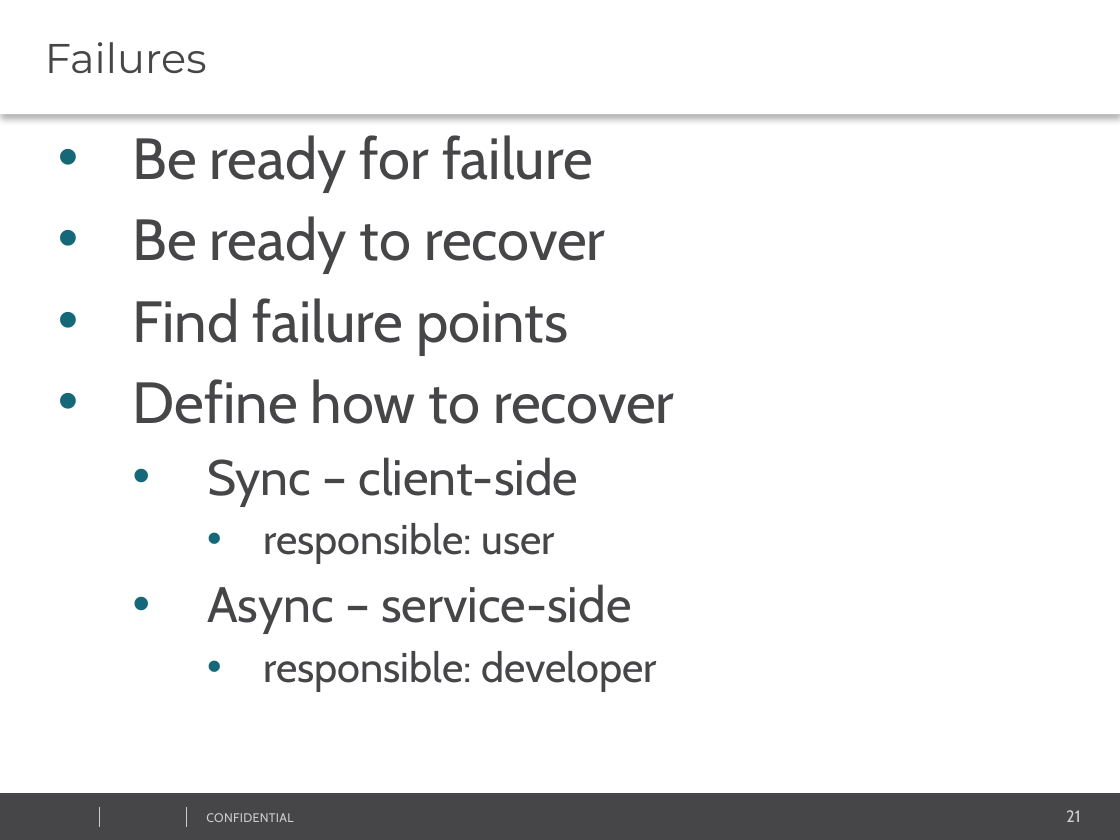
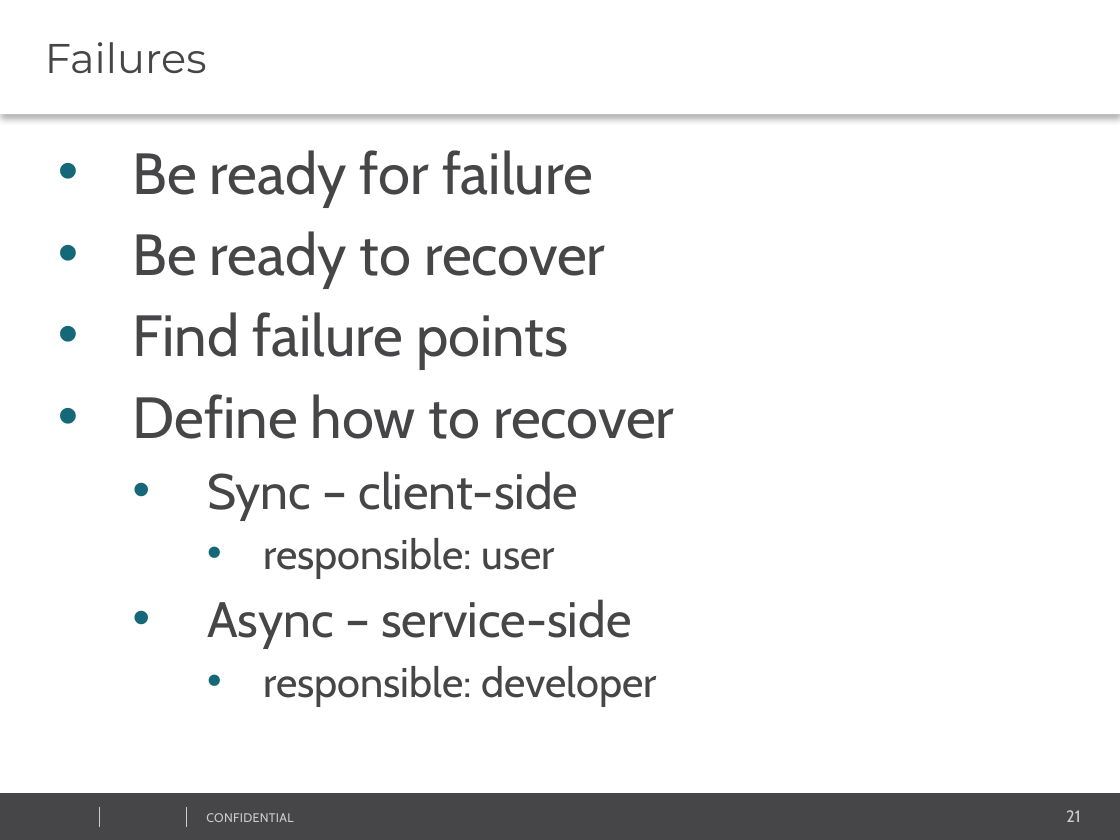
Before and after one commit to vitali-kviatkouski/personal, a slide deck: slide 21 of MicroservicesITWeek2017.pptx. Drawn at 1120x840 pixels with LibreOffice and Linux fonts; fonts in the diff are those of the drawing; background and template pictures are left out. Boxes give left, top, right and bottom in pixels: in the first picture for what was removed or moved away, otherwise in the second. Text is boxed around its words. In the diff, an @@ line names an element or a change of style, - is before the commit and + after.

```diff
--- a/MicroservicesITWeek2017.pptx
+++ b/MicroservicesITWeek2017.pptx
@@ text "Be ready for failure": place and size @@
-text "Be ready for failure" at bbox=[133, 135, 674, 692]
+text "Be ready for failure" at bbox=[133, 150, 674, 706]
```
Also in this commit, not shown: 8 other slides changed, 4 slides added, 1 slide removed.
